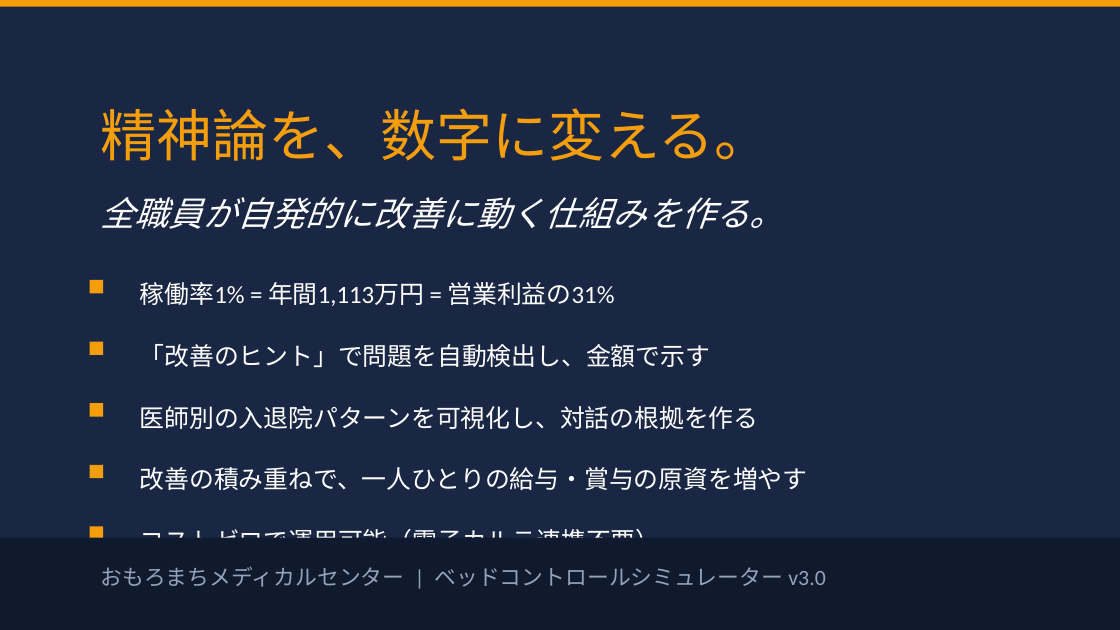
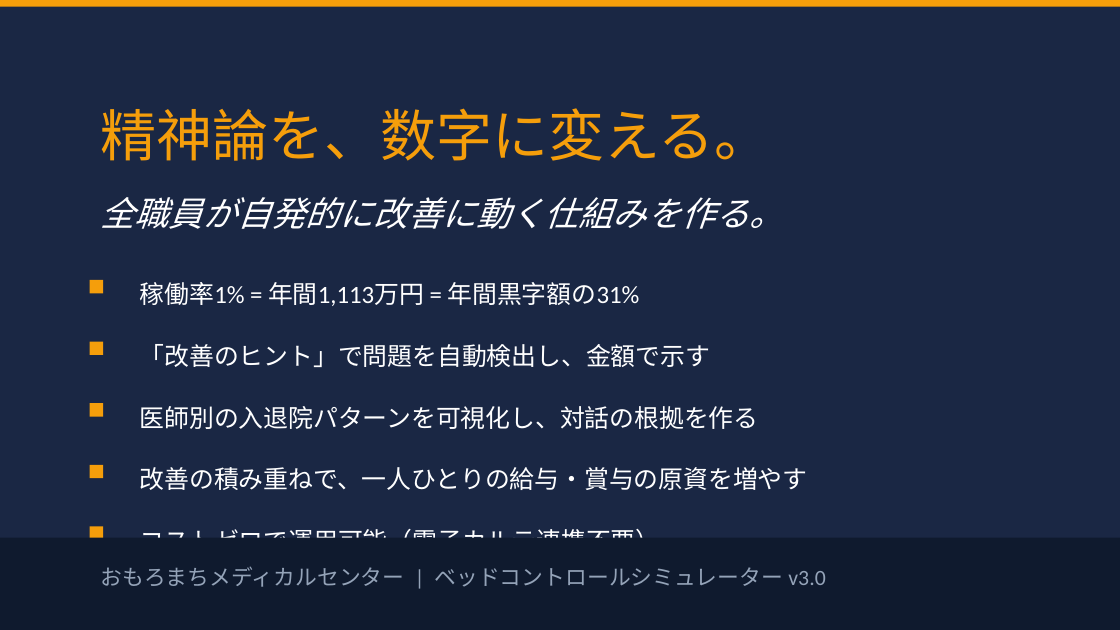
Before and after one commit to torukubota2023/bed-control-simulator, a slide deck: slide 11 of docs/admin/bed_control_evolution_presentation.pptx. Drawn at 1120x630 pixels with LibreOffice and Linux fonts; fonts in the diff are those of the drawing. Boxes give left, top, right and bottom in pixels: in the first picture for what was removed or moved away, otherwise in the second. Text is boxed around its words. In the diff, an @@ line names an element or a change of style, - is before the commit and + after.

```diff
--- a/docs/admin/bed_control_evolution_presentation.pptx
+++ b/docs/admin/bed_control_evolution_presentation.pptx
@@ text at <box>140,282,640,306</box>: text changed @@
-稼働率1% = 年間1,113万円 = 営業利益の31%
+稼働率1% = 年間1,113万円 = 年間黒字額の31%
```
Also in this commit, not shown: 5 other slides changed, 8 other files.
